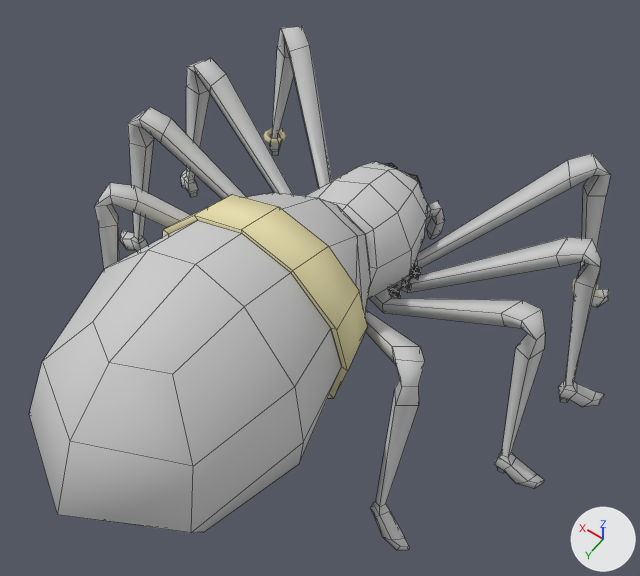
A saved change to the Blender file Game/Spider.blend.
Both versions are drawn from a 50 mm camera at (-3.05, 4.72, 7.5) aimed at (-0.23, 0.78, 1.3). The lights are fixed; the arrows at lower right show +X, +Y and +Z. Mesh edges are drawn as thin lines on the coarser meshes.

The scene before the commit, as lines of its bpy script (objects in view):
```python
me_ant_body_002 = bpy.data.meshes.new('Ant_body.002')
me_ant_body_002.from_pydata(...)  # 831 vertices, 814 faces; spans x -2.68..2.68, y -1.82..3.63, z -1.09..1.55
# faces by material slot: [730, 48, 36]
me_ant_body_002.materials.append(mat_spider)  # its picture is missing
me_ant_body_002.materials.append(mat_spider_eye)  # its picture is missing
me_ant_body_002.materials.append(mat_gold)  # its picture is missing
ob_spider_body = bpy.data.objects.new('Spider_Body', me_ant_body_002)
ob_spider_body.location = (0.0, 0.041, 1.088)
ob_spider_body.show_transparent = True
```
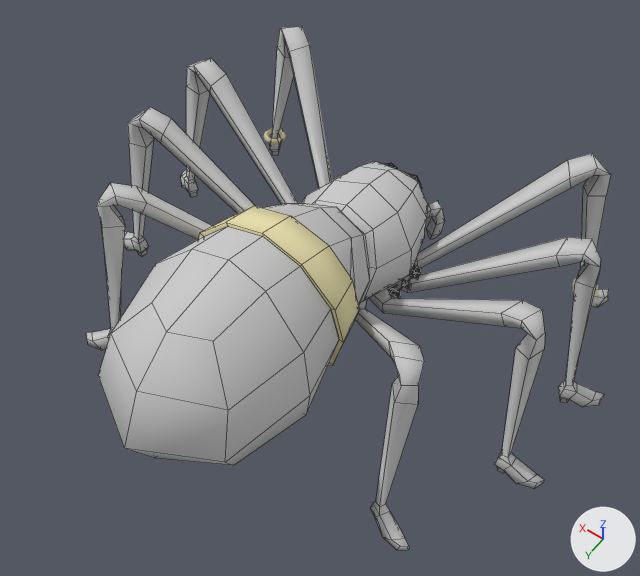
What changed in the scene script:
```text
Change me_ant_body_002:
    used by ob_spider_body; location = (0.0, 0.041, 1.088)
    remove me_ant_body_002.from_pydata(...)  # 831 vertices, 814 faces; spans x -2.68..2.68, y -1.82..3.63, z -1.09..1.55
    add me_ant_body_002.from_pydata(...)  # 831 vertices, 814 faces; spans x -2.68..2.68, y -1.82..2.95, z -1.09..1.28
    me_ant_body_002 part 1: the loose piece of 39 vertices spanning x -1.08..1.08, y 1.42..3.63, z -0.58..1.55 is scaled about its middle by 0.8, then moved by (0.0, -0.46, -0.06)
    me_ant_body_002 part 2: 104 of 831 vertices moved; they spanned x -1.66..1.66, y 0.16..1.58, z -0.63..1.46 and now span x -1.65..1.65, y 0.16..1.56, z -0.47..1.2; mean shift (0.0, -0.11, -0.03); largest move (0.0, 1.42, 1.46) -> (0.0, 1.19, 1.2)
```

Boxes [x1, y1, x2, y2] around the edits, measured in the pictures (640 x 576 px; the box of a moved part takes in the faces that stretch with it):
'Spider_Body', reshaped (10% narrower)
    before: [29, 26, 611, 550]
    after: [86, 26, 611, 550]
part 1 of me_ant_body_002, moved or reshaped
    before: [29, 220, 341, 533]
    after: [98, 226, 339, 465]
part 2 of me_ant_body_002, moved or reshaped
    before: [95, 183, 425, 506]
    after: [96, 183, 424, 506]
